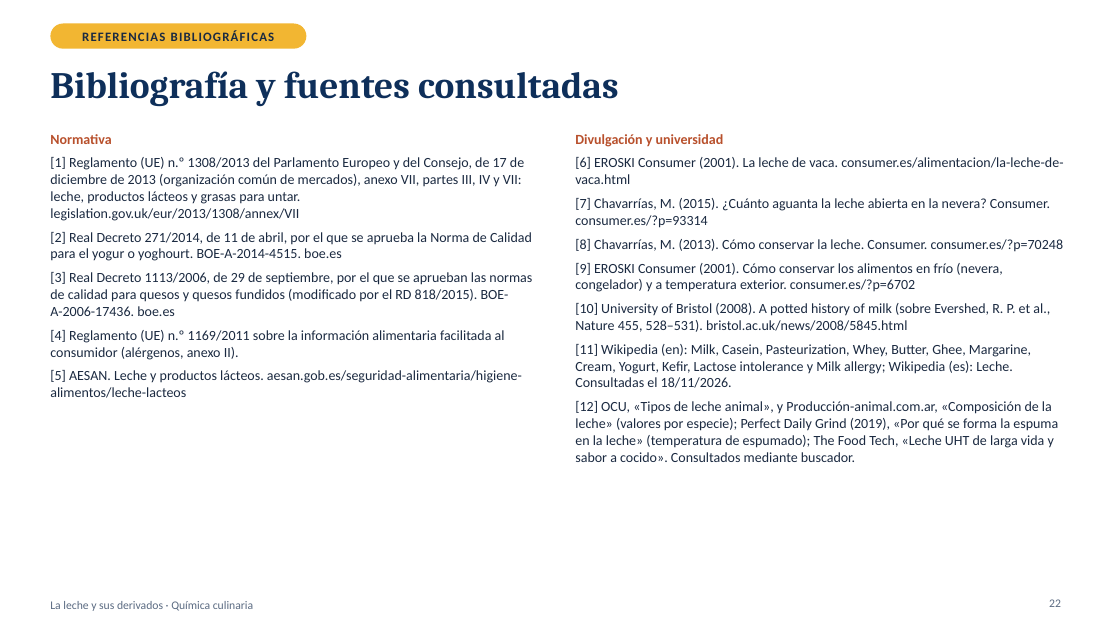
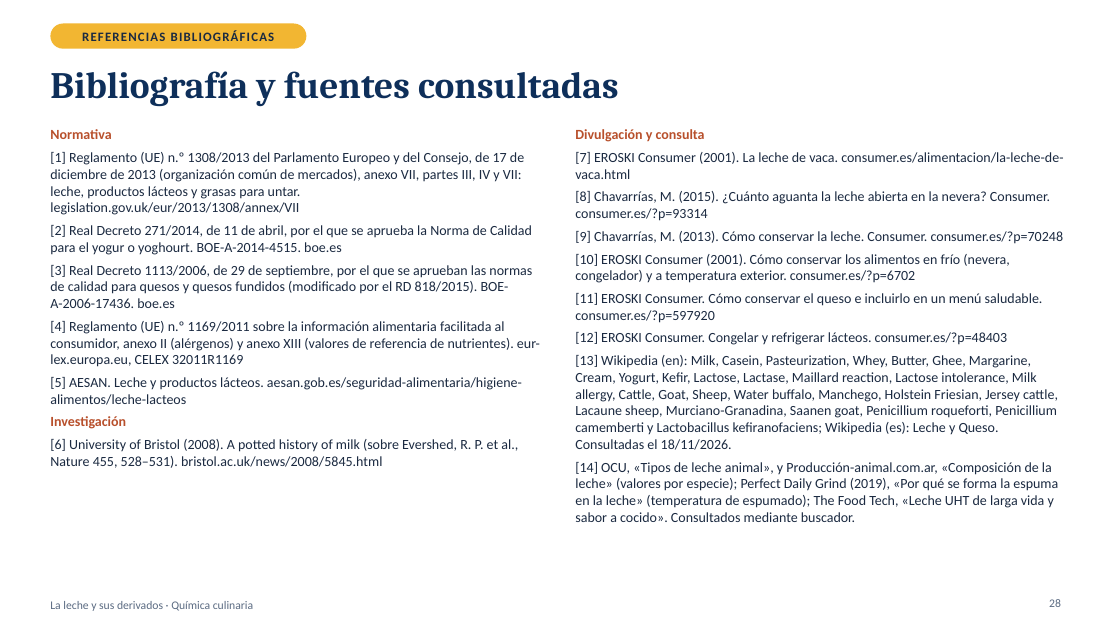
Before and after one commit to WhosErnest/YourFlyouts, a slide deck: slide 28 of presentacion-leche/La_leche_y_sus_derivados.pptx (slide 22 before the commit). Drawn at 1120x630 pixels with LibreOffice and Linux fonts; fonts in the diff are those of the drawing. Boxes give left, top, right and bottom in pixels: in the first picture for what was removed or moved away, otherwise in the second. Text is boxed around its words. In the diff, an @@ line names an element or a change of style, - is before the commit and + after.

```diff
--- a/presentacion-leche/La_leche_y_sus_derivados.pptx
+++ b/presentacion-leche/La_leche_y_sus_derivados.pptx
@@ text at [50, 129, 532, 405]: less space between paragraphs @@
@@ text at [575, 129, 1063, 522]: text changed @@
-Divulgación y universidad
-[6] EROSKI Consumer (2001). La leche de vaca. consumer.es/alimentacion/la-leche-de-vaca.html
-[7] Chavarrías, M. (2015). ¿Cuánto aguanta la leche abierta en la nevera? Consumer. consumer.es/?p=93314
-[8] Chavarrías, M. (2013). Cómo conservar la leche. Consumer. consumer.es/?p=70248
-[9] EROSKI Consumer (2001). Cómo conservar los alimentos en frío (nevera, congelador) y a temperatura exterior. consumer.es/?p=6702
-[10] University of Bristol (2008). A potted history of milk (sobre Evershed, R. P. et al., Nature 455, 528–531). bristol.ac.uk/news/2008/5845.html
-[11] Wikipedia (en): Milk, Casein, Pasteurization, Whey, Butter, Ghee, Margarine, Cream, Yogurt, Kefir, Lactose intolerance y Milk allergy; Wikipedia (es): Leche. Consultadas el 18/11/2026.
-[12] OCU, «Tipos de leche animal», y Producción-animal.com.ar, «Composición de la leche» (valores por especie); Perfect Daily Grind (2019), «Por qué se forma la espuma en la leche» (temperatura de espumado); The Food Tech, «Leche UHT de larga vida y sabor a cocido». Consultados mediante buscador.
+Divulgación y consulta
+[7] EROSKI Consumer (2001). La leche de vaca. consumer.es/alimentacion/la-leche-de-vaca.html
+[8] Chavarrías, M. (2015). ¿Cuánto aguanta la leche abierta en la nevera? Consumer. consumer.es/?p=93314
+[9] Chavarrías, M. (2013). Cómo conservar la leche. Consumer. consumer.es/?p=70248
+[10] EROSKI Consumer (2001). Cómo conservar los alimentos en frío (nevera, congelador) y a temperatura exterior. consumer.es/?p=6702
+[11] EROSKI Consumer. Cómo conservar el queso e incluirlo en un menú saludable. consumer.es/?p=597920
+[12] EROSKI Consumer. Congelar y refrigerar lácteos. consumer.es/?p=48403
+[13] Wikipedia (en): Milk, Casein, Pasteurization, Whey, Butter, Ghee, Margarine, Cream, Yogurt, Kefir, Lactose, Lactase, Maillard reaction, Lactose intolerance, Milk allergy, Cattle, Goat, Sheep, Water buffalo, Manchego, Holstein Friesian, Jersey cattle, Lacaune sheep, Murciano-Granadina, Saanen goat, Penicillium roqueforti, Penicillium camemberti y Lactobacillus kefiranofaciens; Wikipedia (es): Leche y Queso. Consultadas el 18/11/2026.
+[14] OCU, «Tipos de leche animal», y Producción-animal.com.ar, «Composición de la leche» (valores por especie); Perfect Daily Grind (2019), «Por qué se forma la espuma en la leche» (temperatura de espumado); The Food Tech, «Leche UHT de larga vida y sabor a cocido». Consultados mediante buscador.
@@ text at [50, 321, 540, 367]: text changed @@
-[4] Reglamento (UE) n.º 1169/2011 sobre la información alimentaria facilitada al consumidor (alérgenos, anexo II).
+[4] Reglamento (UE) n.º 1169/2011 sobre la información alimentaria facilitada al consumidor, anexo II (alérgenos) y anexo XIII (valores de referencia de nutrientes). eur-lex.europa.eu, CELEX 32011R1169
@@ text at [50, 416, 518, 468]: paragraphs added @@
+Investigación
+[6] University of Bristol (2008). A potted history of milk (sobre Evershed, R. P. et al., Nature 455, 528–531). bristol.ac.uk/news/2008/5845.html
```
Also in this commit, not shown: 9 other slides changed, 6 slides added, 1 other file.
